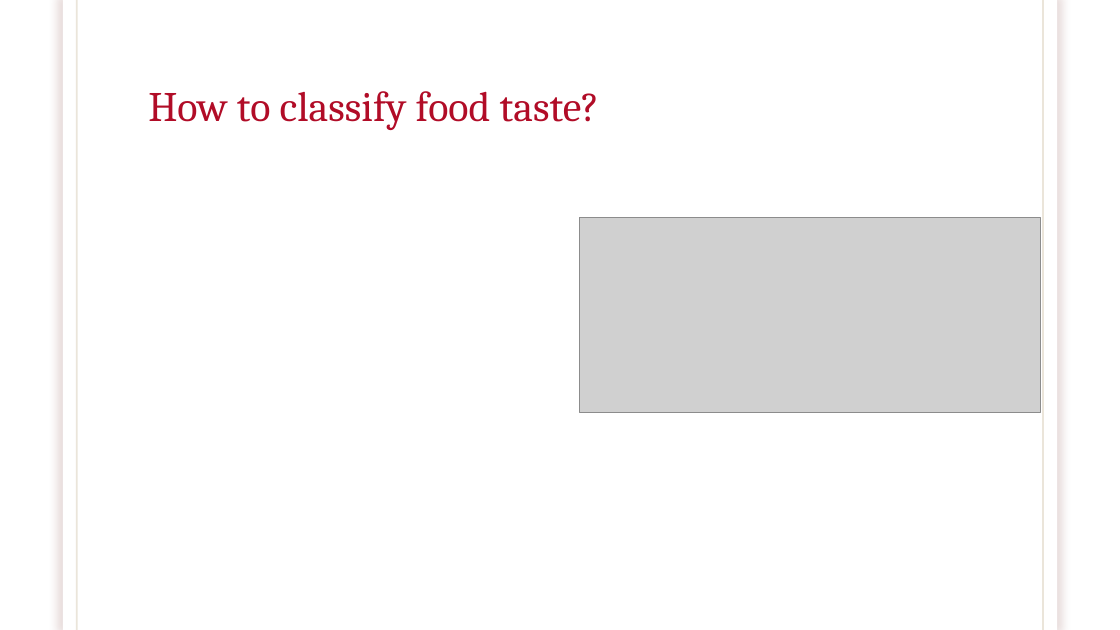
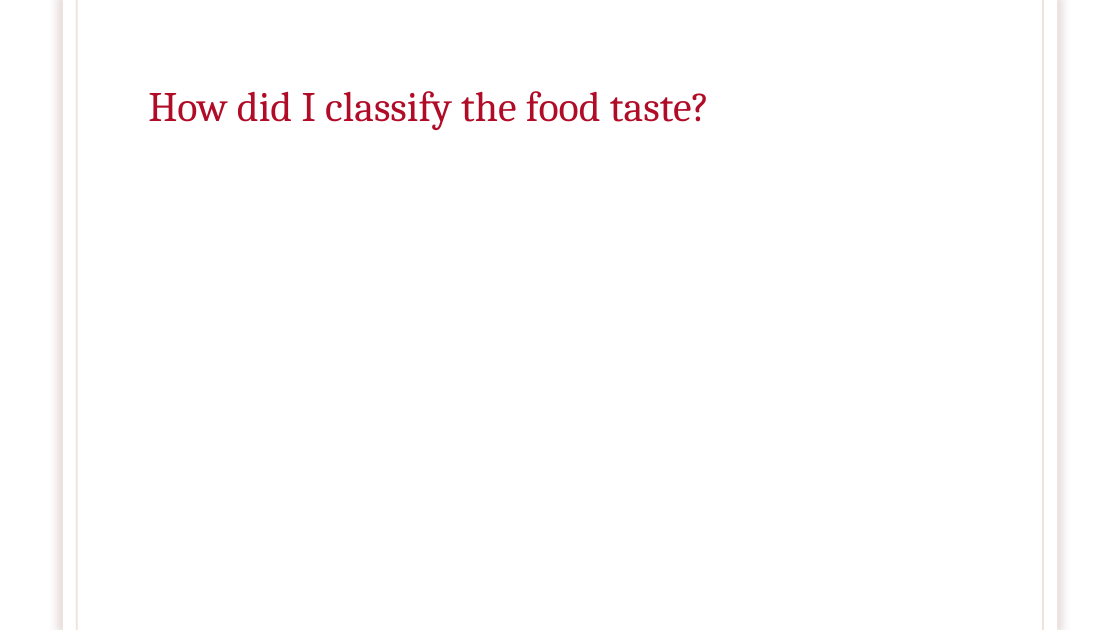
Before and after one commit to Rangga1708/Food-Recommender, a slide deck: slide 25 of Food Recommender Based on Taste.pptx. Drawn at 1120x630 pixels with LibreOffice and Linux fonts; fonts in the diff are those of the drawing; grey boxes stand for pictures; background and template pictures are left out. Boxes give left, top, right and bottom in pixels: in the first picture for what was removed or moved away, otherwise in the second. Text is boxed around its words. In the diff, an @@ line names an element or a change of style, - is before the commit and + after.

```diff
--- a/Food Recommender Based on Taste.pptx
+++ b/Food Recommender Based on Taste.pptx
@@ title at (148, 91, 709, 130): text changed @@
-How to classify food taste?
+How did I classify the food taste?
@@ picture removed at (580, 218, 1040, 413) @@
```
Also in this commit, not shown: 17 other slides changed, 6 slides added, 1 slide removed.
